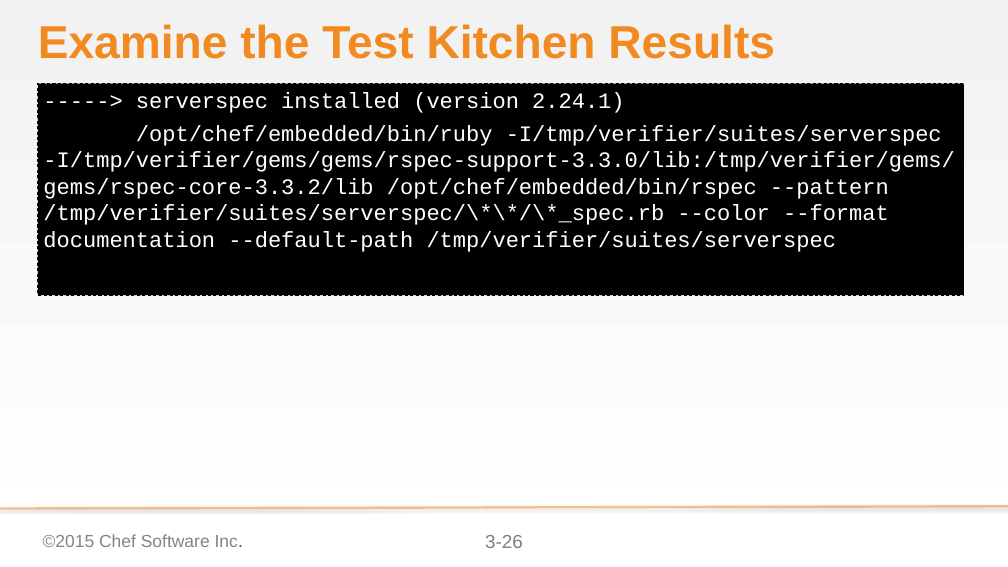
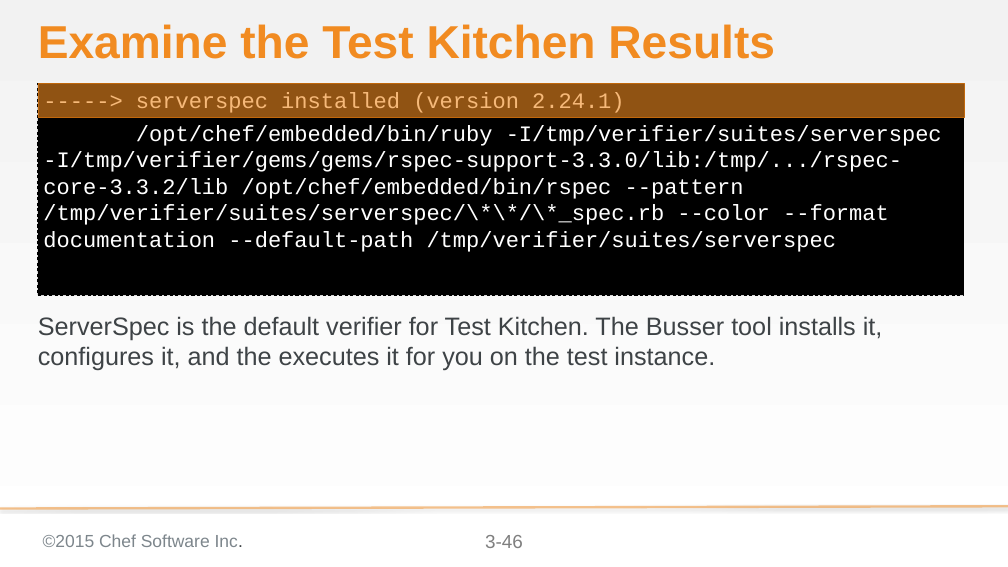
Before and after one commit to chef-training/test_driven_cookbook_development, a slide deck: slide 46 of 03-writing_a_test_first.pptx (slide 26 before the commit). Drawn at 1008x567 pixels with LibreOffice and Linux fonts; fonts in the diff are those of the drawing; background and template pictures are left out. Boxes give left, top, right and bottom in pixels: in the first picture for what was removed or moved away, otherwise in the second. Text is boxed around its words. In the diff, an @@ line names an element or a change of style, - is before the commit and + after.

```diff
--- a/03-writing_a_test_first.pptx
+++ b/03-writing_a_test_first.pptx
@@ rectangle added at (38,83,964,117), fill #F18B21 at 60% opacity, outline #C1680C 0.75 pt @@
@@ text at (43,125,942,252): text changed @@
-/opt/chef/embedded/bin/ruby -I/tmp/verifier/suites/serverspec -I/tmp/verifier/gems/gems/rspec-support-3.3.0/lib:/tmp/verifier/gems/gems/rspec-core-3.3.2/lib /opt/chef/embedded/bin/rspec --pattern /tmp/verifier/suites/serverspec/\*\*/\*_spec.rb --color --format documentation --default-path /tmp/verifier/suites/serverspec
+/opt/chef/embedded/bin/ruby -I/tmp/verifier/suites/serverspec -I/tmp/verifier/gems/gems/rspec-support-3.3.0/lib:/tmp/.../rspec-core-3.3.2/lib /opt/chef/embedded/bin/rspec --pattern /tmp/verifier/suites/serverspec/\*\*/\*_spec.rb --color --format documentation --default-path /tmp/verifier/suites/serverspec
@@ text added at (38,316,883,371), 32 pt, text #3E4346 @@
+ServerSpec is the default verifier for Test Kitchen. The Busser tool installs it, configures it, and the executes it for you on the test instance.
@@ page number at (485,535,523,548): text changed @@
-3-26
+3-46
```
Also in this commit, not shown: 7 other slides changed, 22 slides added.
